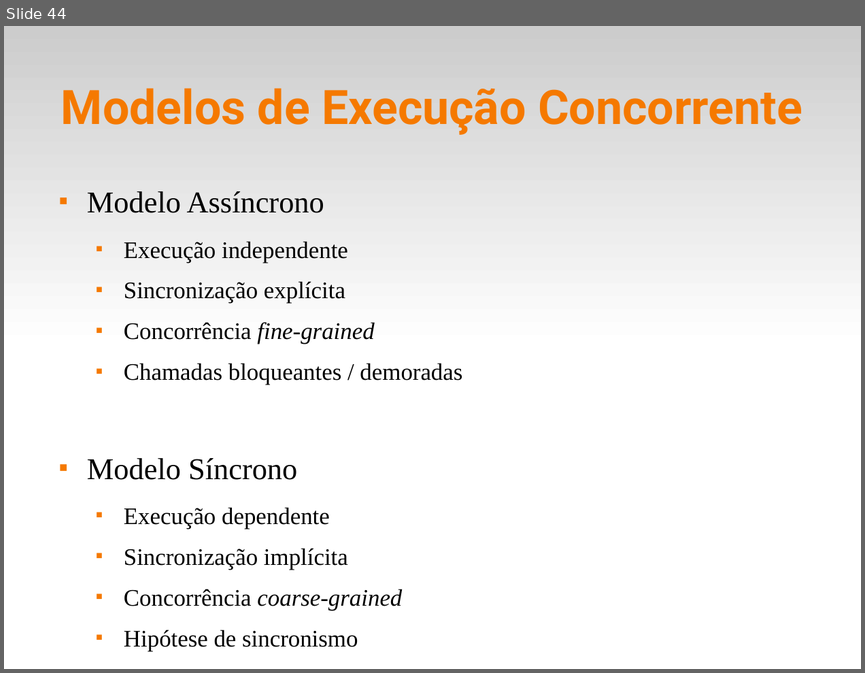
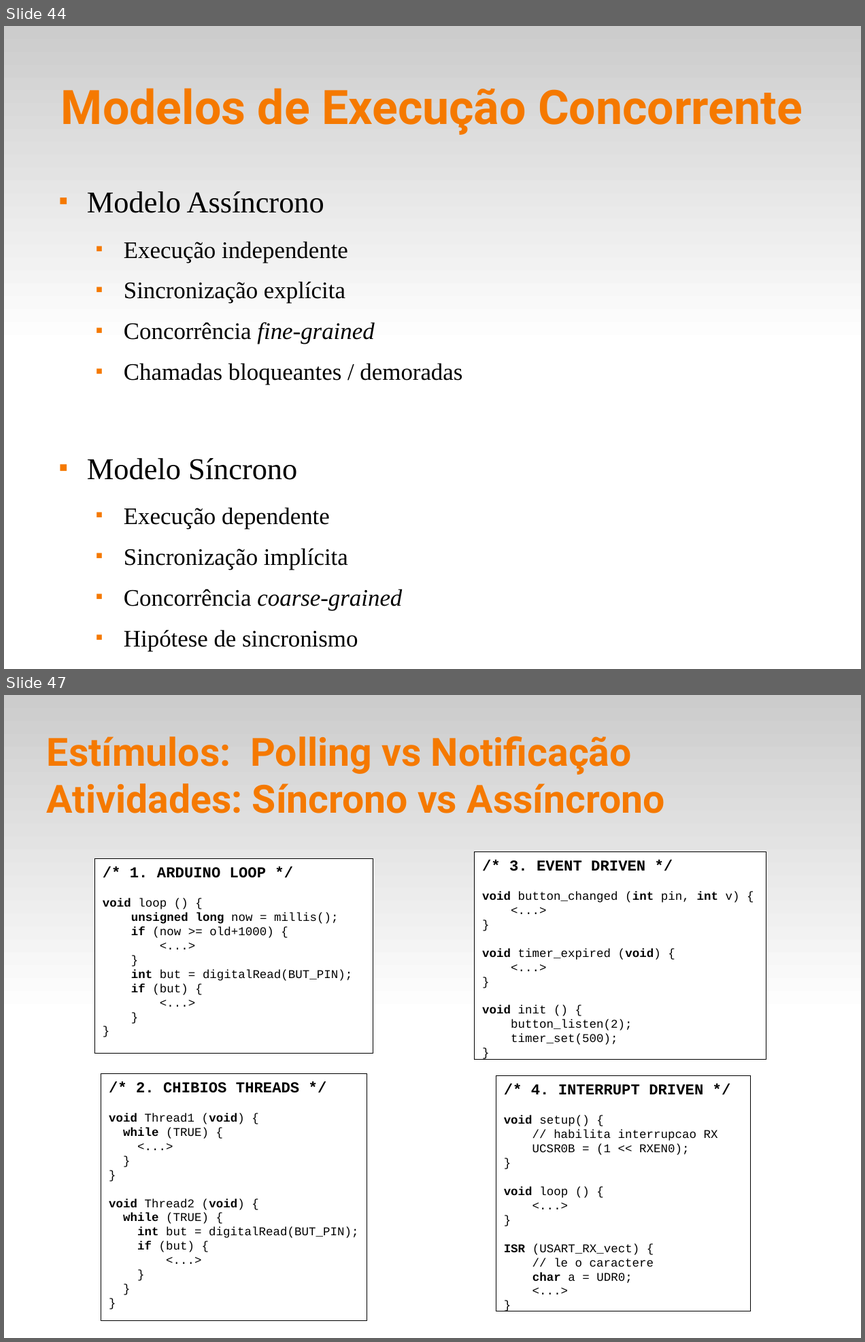
Before and after one commit to fsantanna-uerj/reativos, a slide deck: slides/03_modelos.odp. Shown one above the other, each under a label of ours: slide 44 before the commit, slides 44 and 47 after it; the slides between them are not shown. The pictures are 865x673 and 865x1342 pixels, drawn with LibreOffice and Linux fonts; fonts in the diff are those of the drawing. Boxes give left, top, right and bottom in pixels: in the first picture for what was removed or moved away, otherwise in the second. Text is boxed around its words. In the diff, an @@ line names an element or a change of style, - is before the commit and + after.

```diff
--- a/slides/03_modelos.odp
+++ b/slides/03_modelos.odp
@@ slide 47 added at bbox=[4, 695, 861, 1338], background #FFFFFF; not listed: 1 template element that a slide beside it also shows @@
@@ title added at bbox=[47, 736, 665, 813], 36 pt, text #F57900, bold @@
+Estímulos: Polling vs Notificação
+Atividades: Síncrono vs Assíncrono
@@ rectangle added at bbox=[475, 852, 766, 1059], fill #FFFFFF, outline #000000 0 pt, 11 pt, text #000000 @@
+/* 3. EVENT DRIVEN */
+void button_changed (int pin, int v) {
+<...>
+}
+void timer_expired (void) {
+<...>
+}
+void init () {
+button_listen(2);
+timer_set(500);
+}
@@ rectangle added at bbox=[95, 858, 373, 1053], fill #FFFFFF, outline #000000 0 pt, 11 pt, text #000000 @@
+/* 1. ARDUINO LOOP */
+void loop () {
+unsigned long now = millis();
+if (now >= old+1000) {
+<...>
+}
+int but = digitalRead(BUT_PIN);
+if (but) {
+<...>
+}
+}
@@ rectangle added at bbox=[101, 1074, 367, 1321], fill #FFFFFF, outline #000000 0 pt, 11 pt, text #000000 @@
+/* 2. CHIBIOS THREADS */
+void Thread1 (void) {
+while (TRUE) {
+<...>
+}
+}
+void Thread2 (void) {
+while (TRUE) {
+int but = digitalRead(BUT_PIN);
+if (but) {
+<...>
+}
+}
+}
@@ rectangle added at bbox=[496, 1076, 751, 1312], fill #FFFFFF, outline #000000 0 pt, 11 pt, text #000000 @@
+/* 4. INTERRUPT DRIVEN */
+void setup() {
+// habilita interrupcao RX
+UCSR0B = (1 << RXEN0);
+}
+void loop () {
+<...>
+}
+ISR (USART_RX_vect) {
+// le o caractere
+char a = UDR0;
+<...>
+}
```
Also in this commit, not shown: 3 other slides added, 1 other file.
